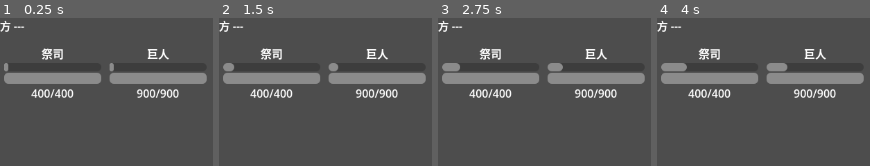
Above: before the commit, frames 1-4 (left to right).
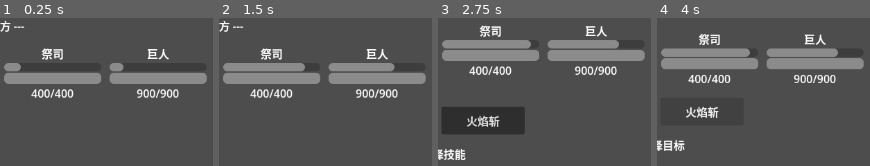
Above: after the commit, the same moments.

Repository: amazlothar/mxs
Game: Godot game, scene res://scenes/battle/battle_scene.tscn
Same seed, same stepped clock (60 frames per second), same inputs: the game is played once before the commit and once after it.
Inputs (mouse positions are in pixels of both pictures, inside the frame that each line leads up to):
- Up to frame 1 (0.25 s): no input
- Up to frame 2 (1.5 s): tap Enter at 0.5 s; move the mouse to (outside the picture) at 0.52 s; click (outside the picture) at 0.67 s; tap Space at 1.25 s; move the mouse to (outside the picture) at 1.27 s; click (outside the picture) at 1.42 s
- Up to frame 3 (2.75 s): tap Enter at 2 s; move the mouse to (outside the picture) at 2.02 s; click (outside the picture) at 2.17 s
- Up to frame 4 (4 s): click (701, 120) at 2.75 s, where only the run after the commit has a clickable "火焰斩"; click (701, 111) at 3.5 s, where only the run after the commit has a clickable "火焰斩"

The runs differ from the first frame. In frame 1, 0.6% of the frame differs, in the area x 1-59%, y 30-36%; in frame 2, 3.2%; in frame 3, 30%, in the area x 0-98%, y 2-96%; in frame 4, 21%.

Commit message:
tweak: ATB 充能速率 ×10 加速

Diff:
--- a/scripts/core/atb_system.gd
+++ b/scripts/core/atb_system.gd
@@ -4,7 +4,7 @@
 
 signal unit_ready(unit: Unit)
 
-const BASE_CHARGE_RATE: float = 0.06
+const BASE_CHARGE_RATE: float = 0.6
 const SPD_REFERENCE: float = 100.0
 
 var _units: Array[Unit] = []
Not shown, changed: docs/communication_log.md
